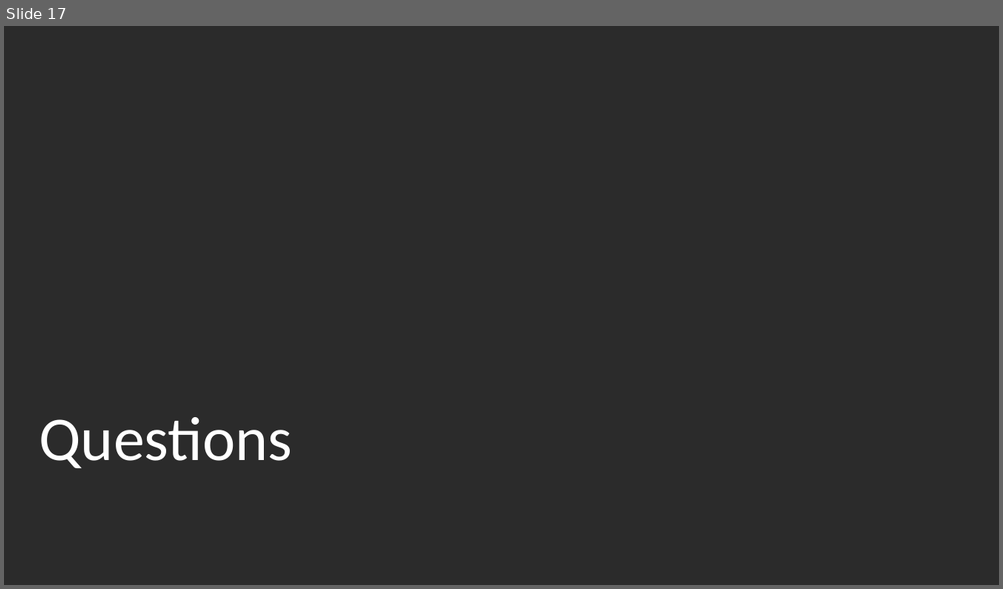
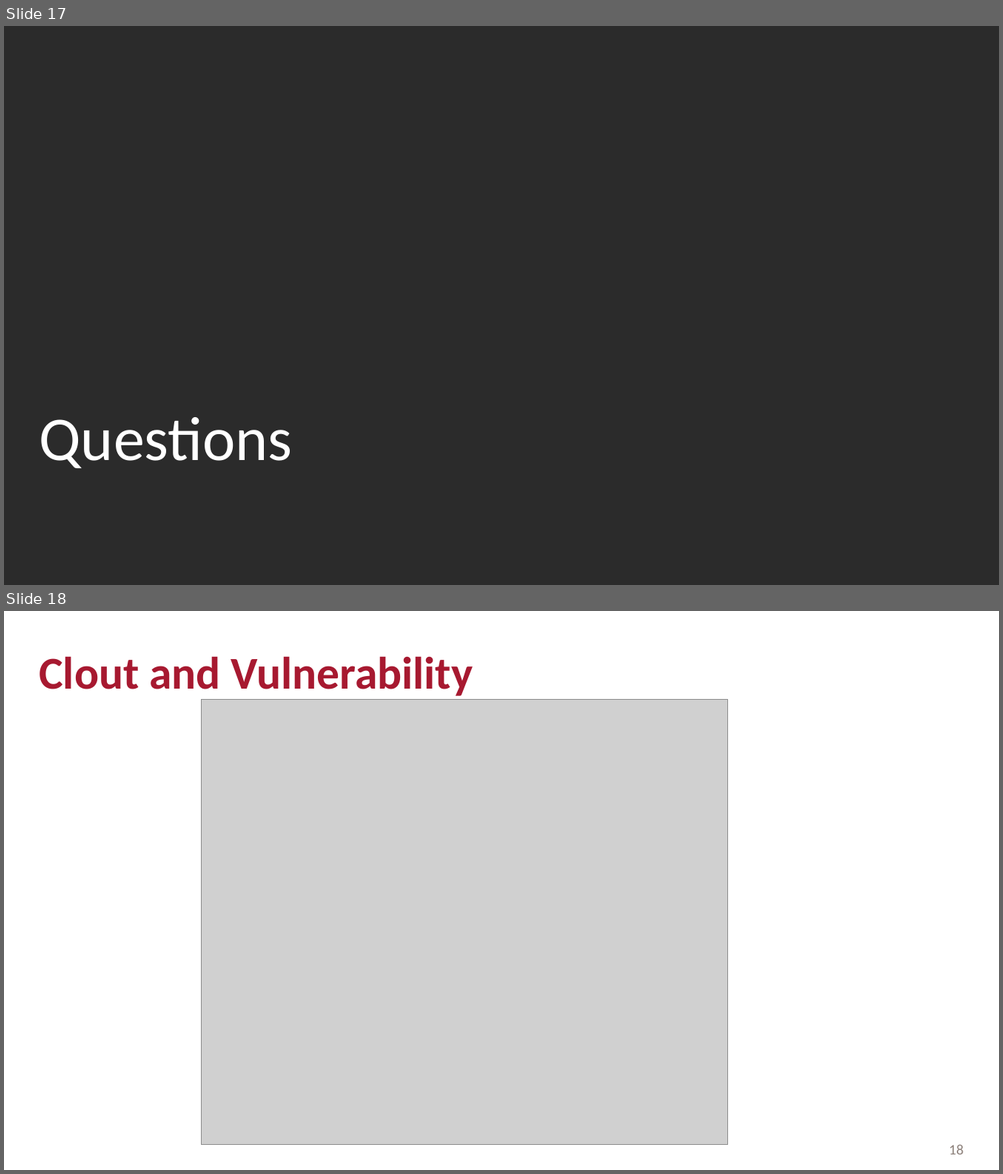
Before and after one commit to Jim89/retailGroupProject, a slide deck: Instant Coffee V4.pptx. Shown one above the other, each under a label of ours: slide 17 before the commit, slides 17 and 18 after it. The pictures are 1003x589 and 1003x1174 pixels, drawn with LibreOffice and Linux fonts; fonts in the diff are those of the drawing; grey boxes stand for pictures; background and template pictures are left out; a plain dark background stands for a picture behind light text. Boxes give left, top, right and bottom in pixels: in the first picture for what was removed or moved away, otherwise in the second. Text is boxed around its words. In the diff, an @@ line names an element or a change of style, - is before the commit and + after.

Commit message:
Add raw clout and vuln plot to backup

```diff
--- a/Instant Coffee V4.pptx
+++ b/Instant Coffee V4.pptx
@@ slide 18 added at box(4, 611, 999, 1170), background #FFFFFF @@
@@ title added at box(39, 656, 472, 700), 44 pt, text #A71930, bold @@
+Clout and Vulnerability
@@ picture added at box(201, 699, 727, 1145) @@
@@ page number added at box(948, 1145, 963, 1155), 14 pt, text #8D817B @@
+18
```
